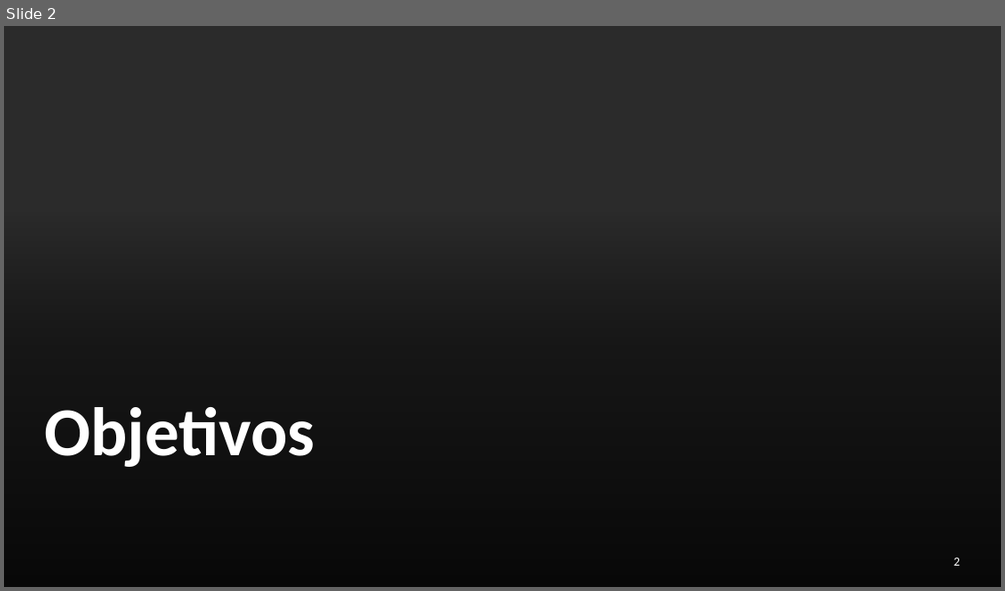
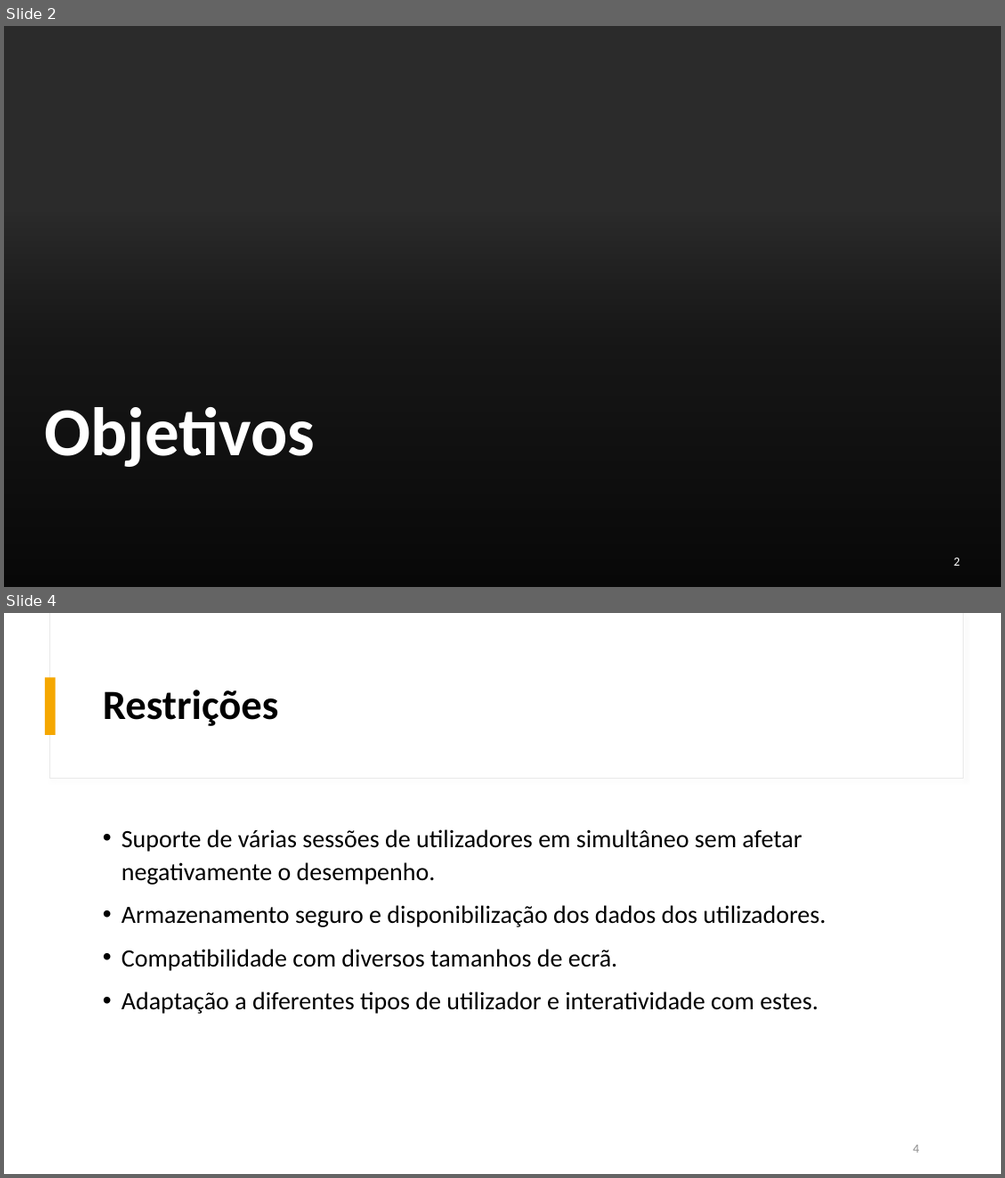
Before and after one commit to Gongas1331/FitLink, a slide deck: apresentações/Apresentação3.pptx. Shown one above the other, each under a label of ours: slide 2 before the commit, slides 2 and 4 after it; the slides between them are not shown. The pictures are 1005x591 and 1005x1178 pixels, drawn with LibreOffice and Linux fonts; fonts in the diff are those of the drawing; background and template pictures are left out; a plain dark background stands for a picture behind light text. Boxes give left, top, right and bottom in pixels: in the first picture for what was removed or moved away, otherwise in the second. Text is boxed around its words. In the diff, an @@ line names an element or a change of style, - is before the commit and + after.

```diff
--- a/apresentações/Apresentação3.pptx
+++ b/apresentações/Apresentação3.pptx
@@ slide 4 added at box(4, 613, 1001, 1174), background #FFFFFF; not listed: 2 template elements that a slide beside it also shows @@
@@ rectangle added at box(45, 677, 56, 735), fill #F5A700 @@
@@ title added at box(103, 690, 279, 726), 40 pt, text #000000, bold @@
+Restrições
@@ text added at box(121, 829, 825, 1013), 24 pt, text #000000 @@
+• Suporte de várias sessões de utilizadores em simultâneo sem afetar negativamente o desempenho.
+• Armazenamento seguro e disponibilização dos dados dos utilizadores.
+• Compatibilidade com diversos tamanhos de ecrã.
+• Adaptação a diferentes tipos de utilizador e interatividade com estes.
@@ page number added at box(913, 1144, 919, 1152), 12 pt, text #8C8C8C @@
+4
```
Also in this commit, not shown: 2 slides changed, 2 other slides added, 1 slide removed, 3 other files.
